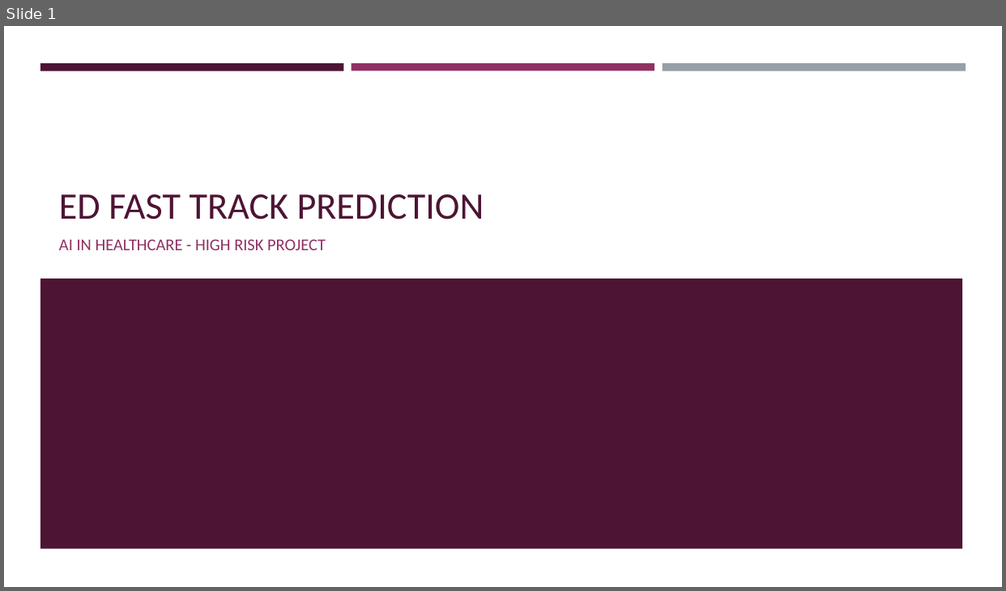
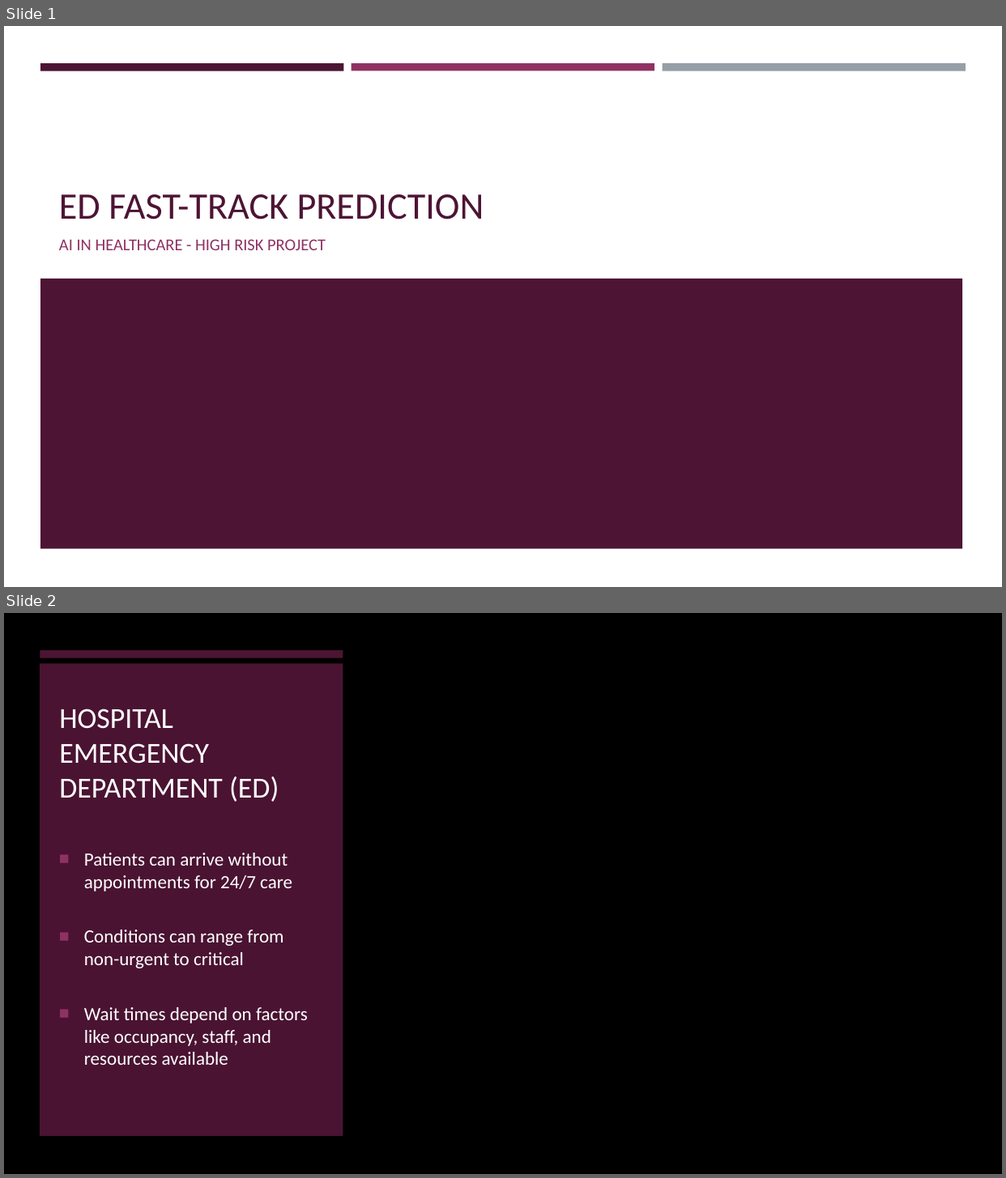
Before and after one commit to Owenx25/UT_AiInHealthcare, a slide deck: HIGH_RISK_PROJECT/HIGH_RISK_PROJECT_SLIDES.pptx. Shown one above the other, each under a label of ours: slide 1 before the commit, slides 1 and 2 after it. The pictures are 1006x591 and 1006x1178 pixels, drawn with LibreOffice and Linux fonts; fonts in the diff are those of the drawing; background and template pictures are left out. Boxes give left, top, right and bottom in pixels: in the first picture for what was removed or moved away, otherwise in the second. Text is boxed around its words. In the diff, an @@ line names an element or a change of style, - is before the commit and + after.

```diff
--- a/HIGH_RISK_PROJECT/HIGH_RISK_PROJECT_SLIDES.pptx
+++ b/HIGH_RISK_PROJECT/HIGH_RISK_PROJECT_SLIDES.pptx
@@ slide 2 added at <box>4,613,1002,1174</box>, background picture (left out) @@
@@ rectangle added at <box>4,613,1002,1174</box>, fill #000000 @@
@@ rectangle added at <box>40,650,343,658</box>, fill #4D1434 @@
@@ rectangle added at <box>40,664,343,1136</box>, fill #4D1434 at 97% opacity @@
@@ title added at <box>59,709,279,802</box>, 28 pt, text #FFFFFF @@
+HOSPITAL EMERGENCY DEPARTMENT (ED)
@@ text added at <box>84,853,308,1065</box>, 18 pt, text #FFFFFF @@
+■ Patients can arrive without appointments for 24/7 care
+■ Conditions can range from non-urgent to critical
+■ Wait times depend on factors like occupancy, staff, and resources available
@@ slide 1 changed as well @@
@@ title at <box>59,194,484,220</box>: text changed @@
-ED FAST TRACK PREDICTION
+ED FAST-TRACK PREDICTION
```
Also in this commit, not shown: 6 other slides added, 1 slide removed, 6 other files.
